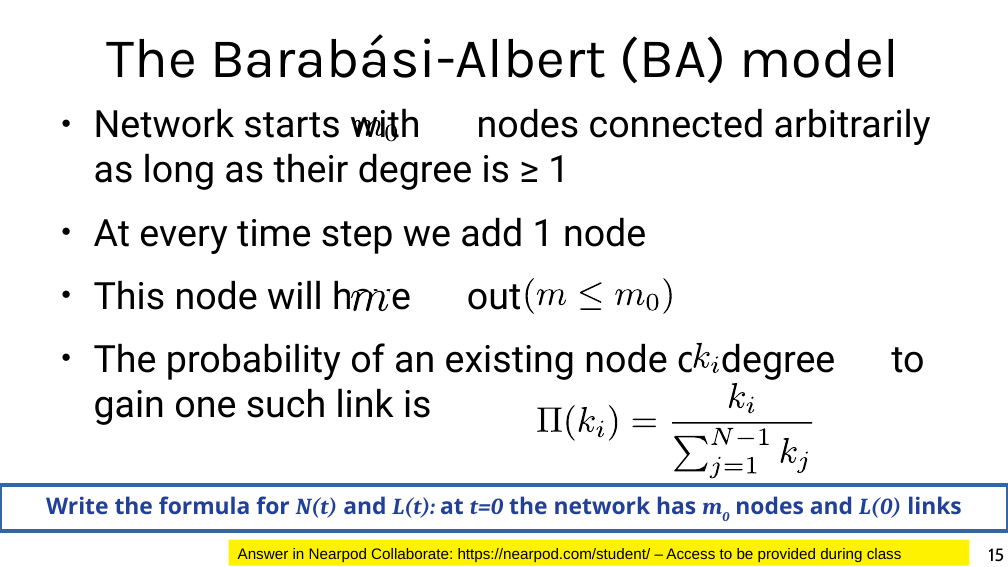
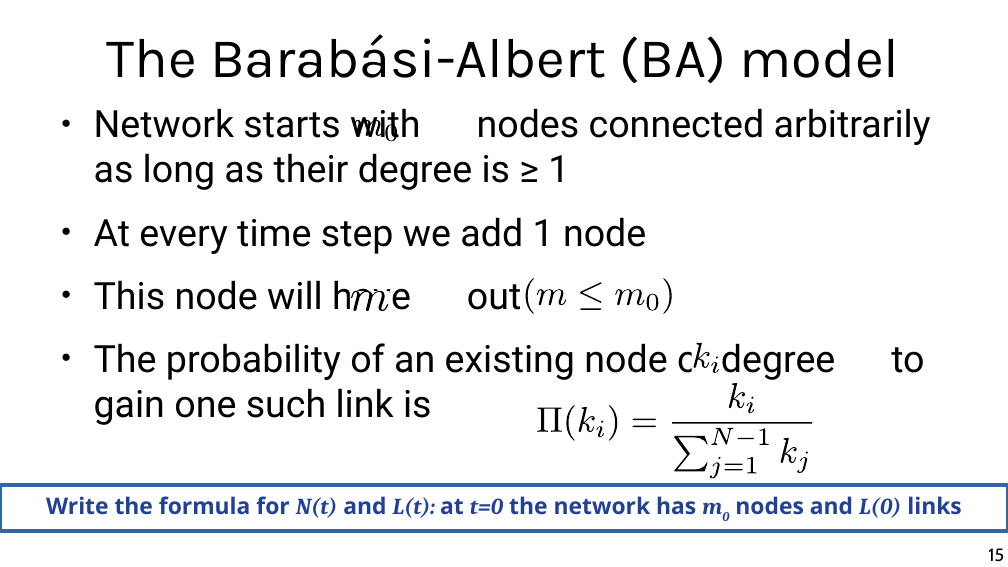
Before and after one commit to chatox/networks-science-course, a slide deck: slide 15 of theory/odp/tt16-preferential_attachment.odp. Drawn at 1008x567 pixels with LibreOffice and Linux fonts; fonts in the diff are those of the drawing. Boxes give left, top, right and bottom in pixels: in the first picture for what was removed or moved away, otherwise in the second. Text is boxed around its words. In the diff, an @@ line names an element or a change of style, - is before the commit and + after.

```diff
--- a/theory/odp/tt16-preferential_attachment.odp
+++ b/theory/odp/tt16-preferential_attachment.odp
@@ rectangle removed at (229, 540, 970, 566) @@
-Answer in Nearpod Collaborate: https://nearpod.com/student/ – Access to be provided during class
```
Also in this commit, not shown: 1 other slide changed, 6 other files.
